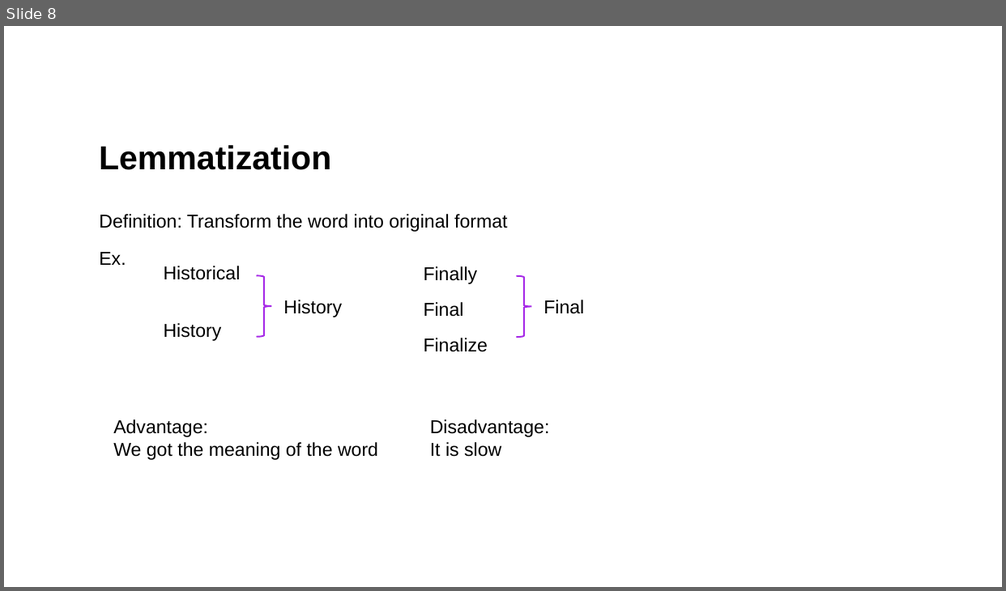
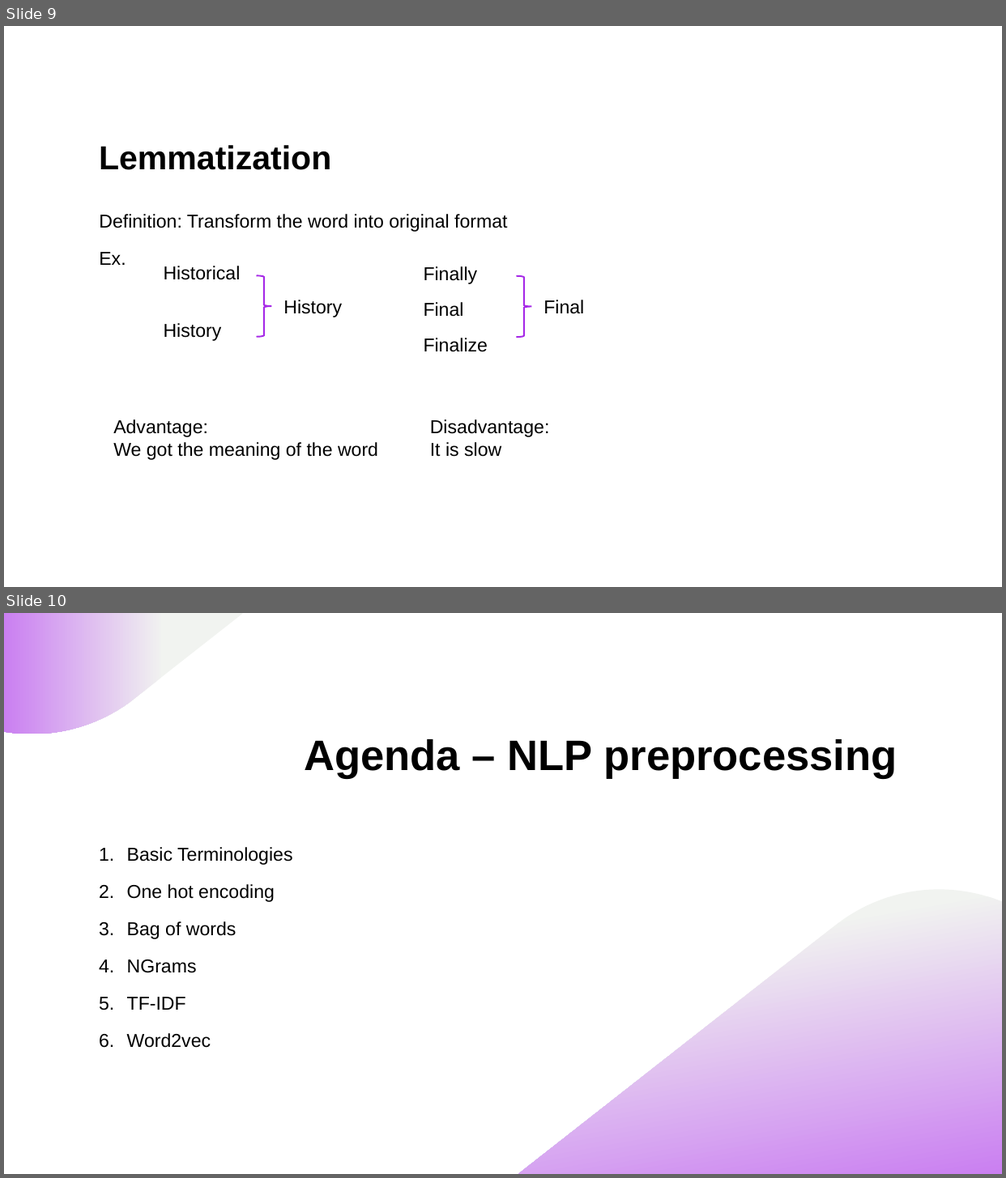
Before and after one commit to mictsung/NLP, a slide deck: Generative ai.pptx. Shown one above the other, each under a label of ours: slide 8 before the commit, slides 9 and 10 after it. The pictures are 1006x591 and 1006x1178 pixels, drawn with LibreOffice and Linux fonts; fonts in the diff are those of the drawing. Boxes give left, top, right and bottom in pixels: in the first picture for what was removed or moved away, otherwise in the second. Text is boxed around its words. In the diff, an @@ line names an element or a change of style, - is before the commit and + after.

```diff
--- a/Generative ai.pptx
+++ b/Generative ai.pptx
@@ slide 10 added at (4,613,1002,1174), background #FFFFFF @@
@@ freeform shape added at (4,613,244,735), fill gradient #F1F3F0 to #CA7FF1 @@
@@ title added at (305,739,897,779), 41 pt, text #000000, bold @@
+Agenda – NLP preprocessing
@@ text added at (127,847,292,1048), 18 pt, text #000000 @@
+1. Basic Terminologies
+2. One hot encoding
+3. Bag of words
+4. NGrams
+5. TF-IDF
+6. Word2vec
@@ freeform shape added at (518,890,1002,1174), fill gradient #F1F3F0 to #CA7FF1 @@
@@ what was slide 8 is now slide 9 @@
```
Also in this commit, not shown: 2 slides changed, 14 other slides added, 1 slide removed.
